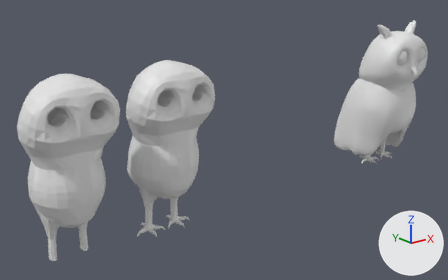
One commit to the Blender file Owl_statue.blend: the scene before it, then after it.
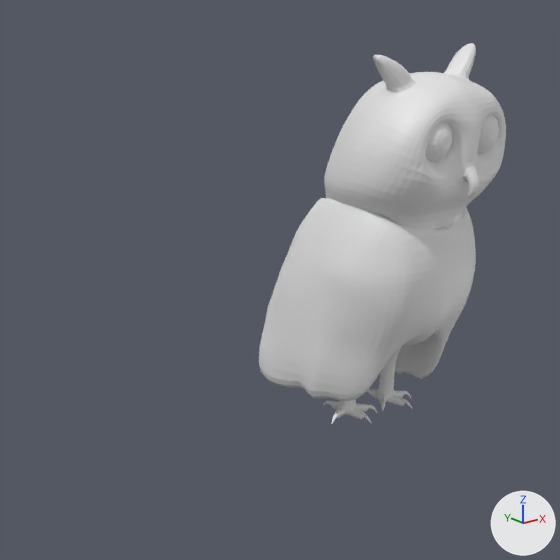
Each version appears first whole from a 50 mm camera at (-31.02, -20.98, 6.06) aimed at (-11.61, 3.29, -3.65), and next in a close-up on the part from 53% to 100% of the width and 1% to 77% of the height. Arrows for +X, +Y and +Z are at lower right; the lights stay in place.

The older version as bpy lines, for what is in view:
```python
me_plane = bpy.data.meshes.new('Plane')
me_plane.from_pydata(...)  # 995 vertices, 960 faces; spans x 0.0..2.08, y -6.61..2.2, z -4.17..0.33
me_sphere = bpy.data.meshes.new('Sphere')
me_sphere.from_pydata(...)  # a UV sphere (16 segments, 12 rings, poles along z) spanning x -1.0..1.0, y -1.0..1.0, z -1.0..1.0
ob_eyes = bpy.data.objects.new('Eyes', me_sphere)
ob_eyes.location = (0.79, 0.69, -0.04)
ob_eyes.rotation_euler = (1.603, 0.0442, -0.0109)  # degrees (92, 2.5, -0.6)
ob_eyes.scale = (0.594, 0.594, 0.594)
_m = ob_eyes.modifiers.new('Mirror', 'MIRROR')
_m.mirror_object = ob_plane
ob_plane = bpy.data.objects.new('Plane', me_plane)
ob_plane.location = (-0.06, 0.04, -0.56)
ob_plane.rotation_euler = (1.676, 0.0, 0.0)  # degrees (96, 0, 0)
_m = ob_plane.modifiers.new('Mirror', 'MIRROR')
_m.use_clip = True
_m = ob_plane.modifiers.new('Subdivision', 'SUBSURF')
_m.render_levels = 1
```
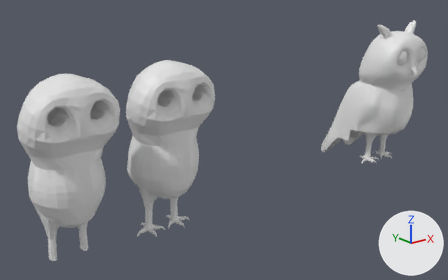
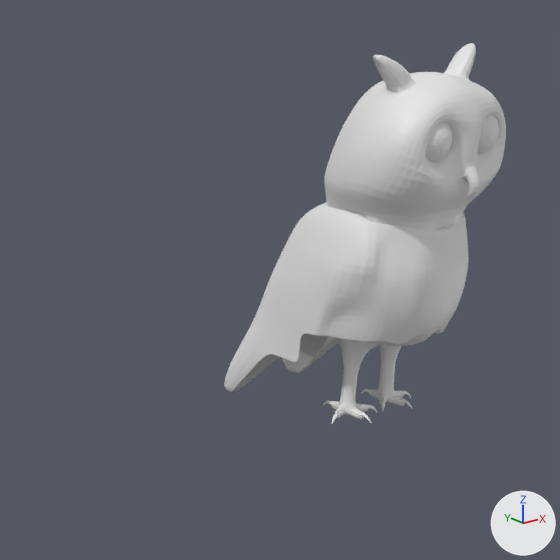
Commit message: Before improving the wings

Changed parts and their boxes [x1, y1, x2, y2] in the close-ups (560 x 560 px):
'Plane', reshaped (14% wider)
    before: [259, 43, 506, 424]
    after: [224, 43, 506, 424]
part 1 of me_plane, cut back
    before: [259, 194, 476, 403]
    after: [224, 195, 469, 402]

The edits, one by one:
me_plane is used by ob_plane; location (-0.06, 0.04, -0.56); rotation (1.676, 0.0, 0.0), in degrees (96, 0, 0).
me_plane had 995 vertices, 960 faces and spanned x 0.0..2.08, y -6.61..2.2, z -4.17..0.33.
me_plane now has 923 vertices, 872 faces and spans x 0.0..2.08, y -7.1..2.2, z -5.14..0.33.
Part 1, on me_plane:
109 vertices are removed from x 0.0..1.98, y -6.25..-1.66, z -4.17..-0.39.
145 faces are deleted.
3 vertices in x 0.0..0.94, y -2.47..-2.19, z -3.75..-3.59 move by (0.0, -0.01, -0.14).
124 vertices move from x 0.0..2.02, y -6.24..-1.21, z -4.15..-0.11 to x 0.0..1.93, y -7.1..-1.4, z -5.14..-0.2.
37 vertices are added at x 0.0..1.77, y -7.1..-1.8, z -5.07..-0.47.
57 new faces join them.
